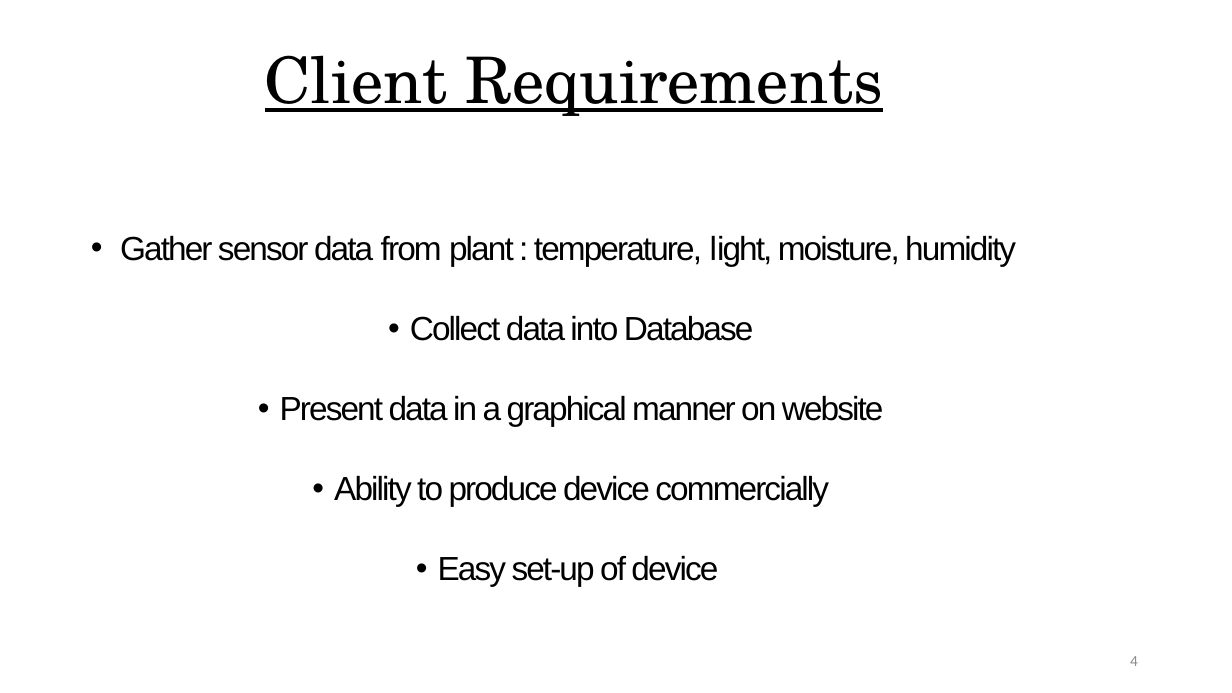
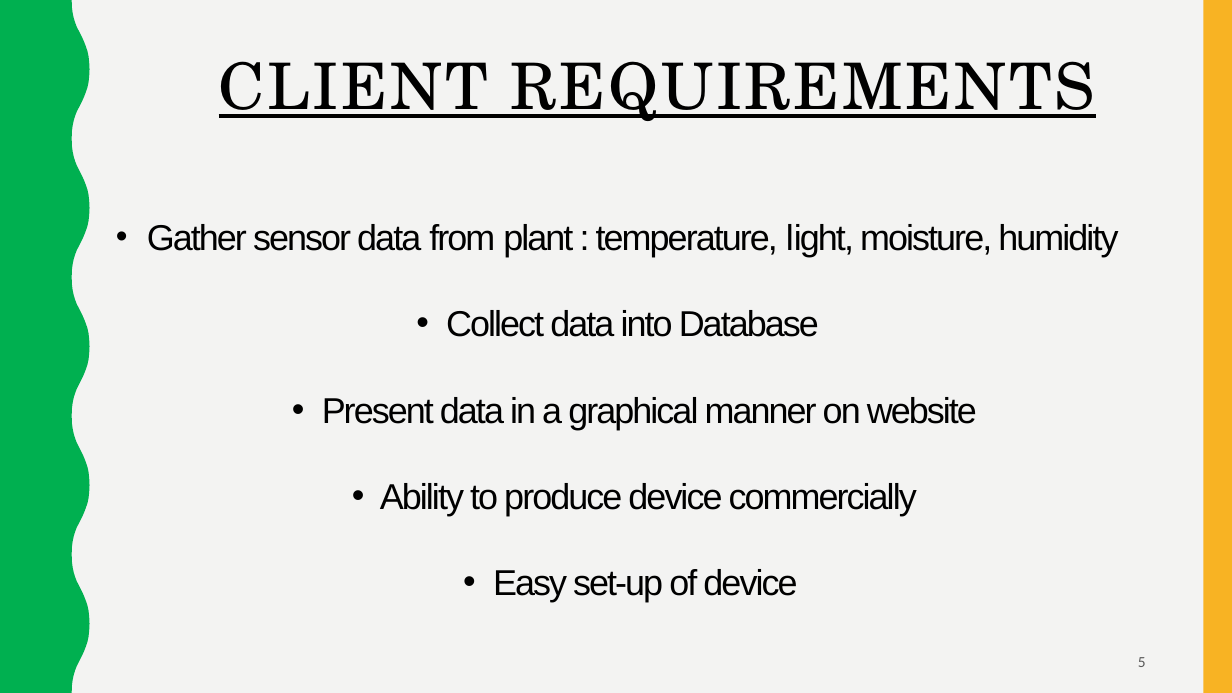
Before and after one commit to scoall/smart-plant, a slide deck: slide 5 of Smart Eco SystemBlankBGEdited.pptx (slide 4 before the commit). Drawn at 1232x693 pixels with LibreOffice and Linux fonts; fonts in the diff are those of the drawing. Boxes give left, top, right and bottom in pixels: in the first picture for what was removed or moved away, otherwise in the second. Text is boxed around its words. In the diff, an @@ line names an element or a change of style, - is before the commit and + after.

```diff
--- a/Smart Eco SystemBlankBGEdited.pptx
+++ b/Smart Eco SystemBlankBGEdited.pptx
@@ background #FFFFFF to #F3F3F2 @@
@@ freeform shape added at (0, 0, 90, 693), fill #00B050 @@
@@ rectangle added at (1203, 0, 1232, 693), fill #F8B323 @@
@@ title "CLIENT REQUIREMENTS" at (219, 61, 1095, 121): vertical alignment middle to top @@
@@ title at (219, 61, 1095, 121): text changed @@
-Client Requirements
+CLIENT REQUIREMENTS
@@ text "Gather sensor data from plant ...": place and size @@
-text "Gather sensor data from plant ..." at (120, 235, 1016, 587)
+text "Gather sensor data from plant ..." at (147, 224, 1118, 602)
@@ text "Gather sensor data from plant ..." at (147, 224, 1118, 602): size 26 to 28 pt; list level 2 to 1 in "Collect data into Database" @@
@@ page number at (1138, 657, 1146, 667): text changed; text colour #8C8C8C to #595959 @@
-4
+5
```
Also in this commit, not shown: 16 other slides changed, 1 slide added.
